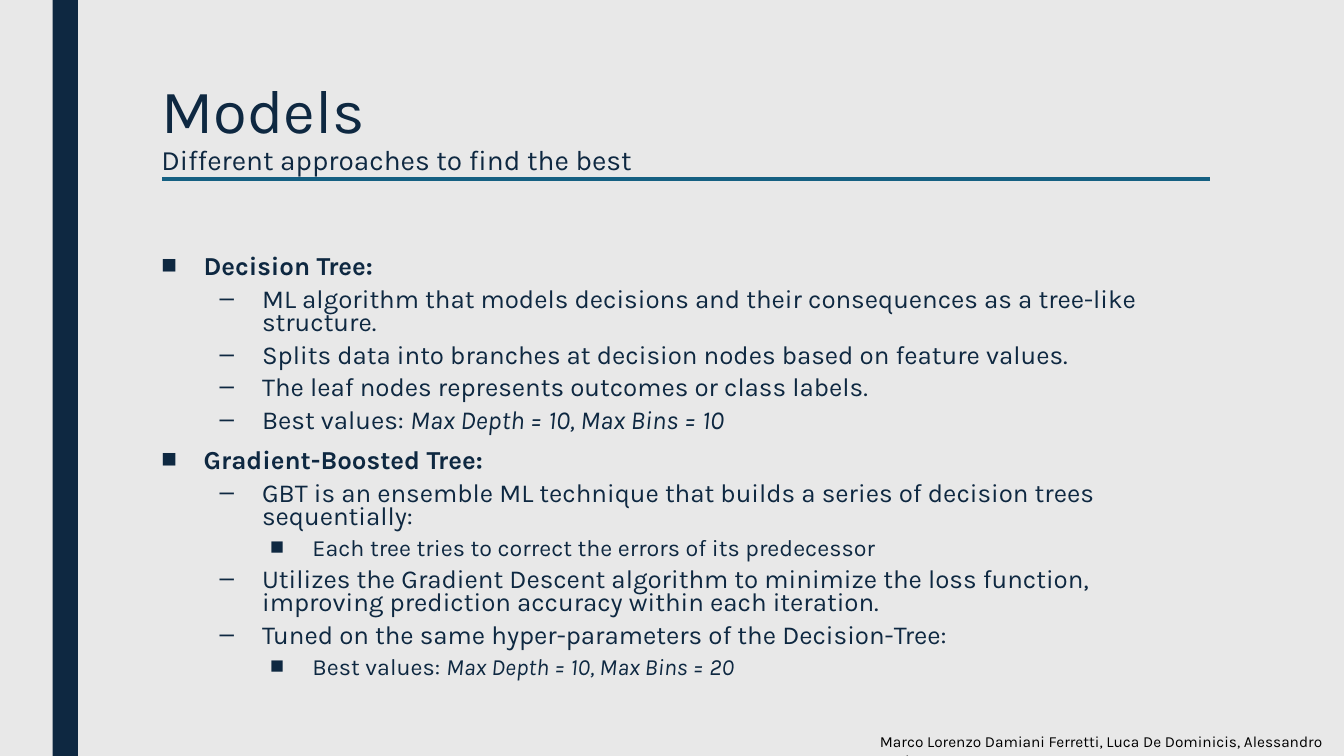
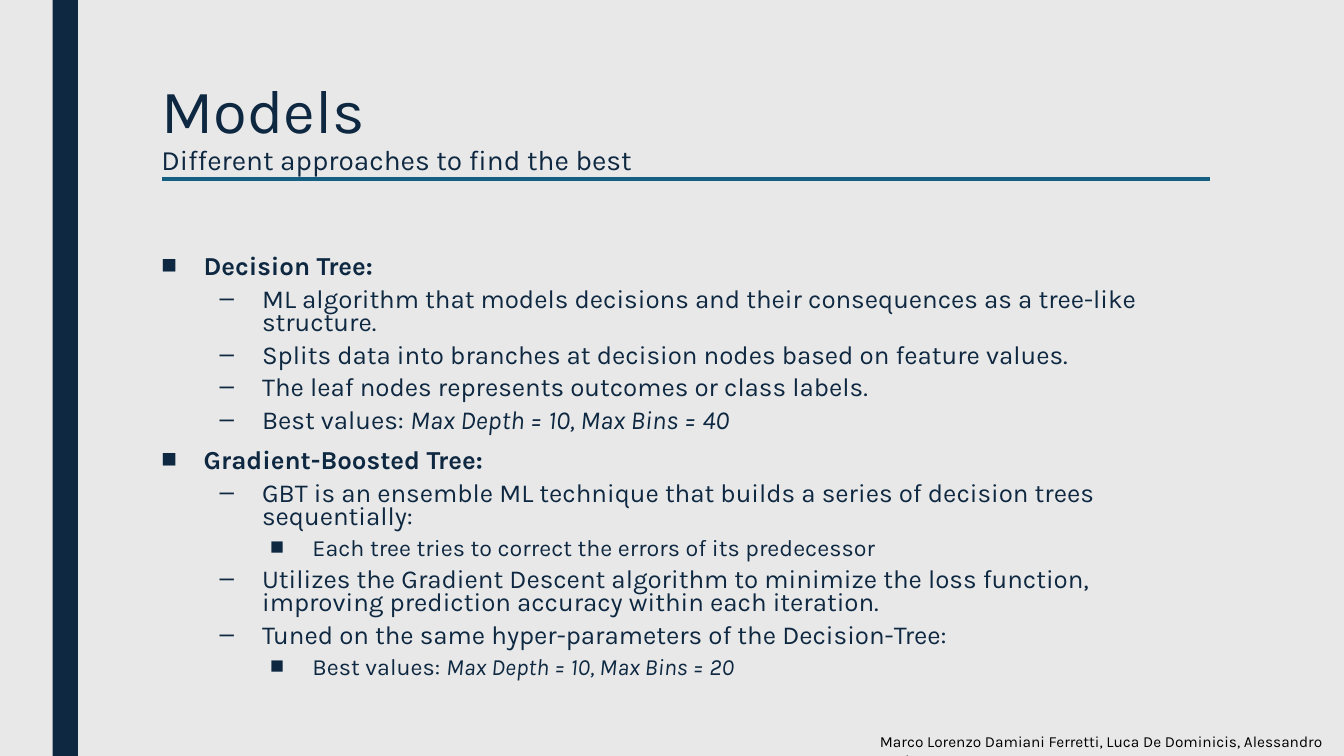
Before and after one commit to luca-de-dominicis/Big_Data_Analytics, a slide deck: slide 8 of BDA-Presentation.pptx. Drawn at 1344x756 pixels with LibreOffice and Linux fonts; fonts in the diff are those of the drawing. Boxes give left, top, right and bottom in pixels: in the first picture for what was removed or moved away, otherwise in the second. Text is boxed around its words. In the diff, an @@ line names an element or a change of style, - is before the commit and + after.

```diff
--- a/BDA-Presentation.pptx
+++ b/BDA-Presentation.pptx
@@ text at (262,411,729,435): text changed @@
-  – Best values: Max Depth = 10, Max Bins = 10
+  – Best values: Max Depth = 10, Max Bins = 40
```
Also in this commit, not shown: 9 other slides changed.
